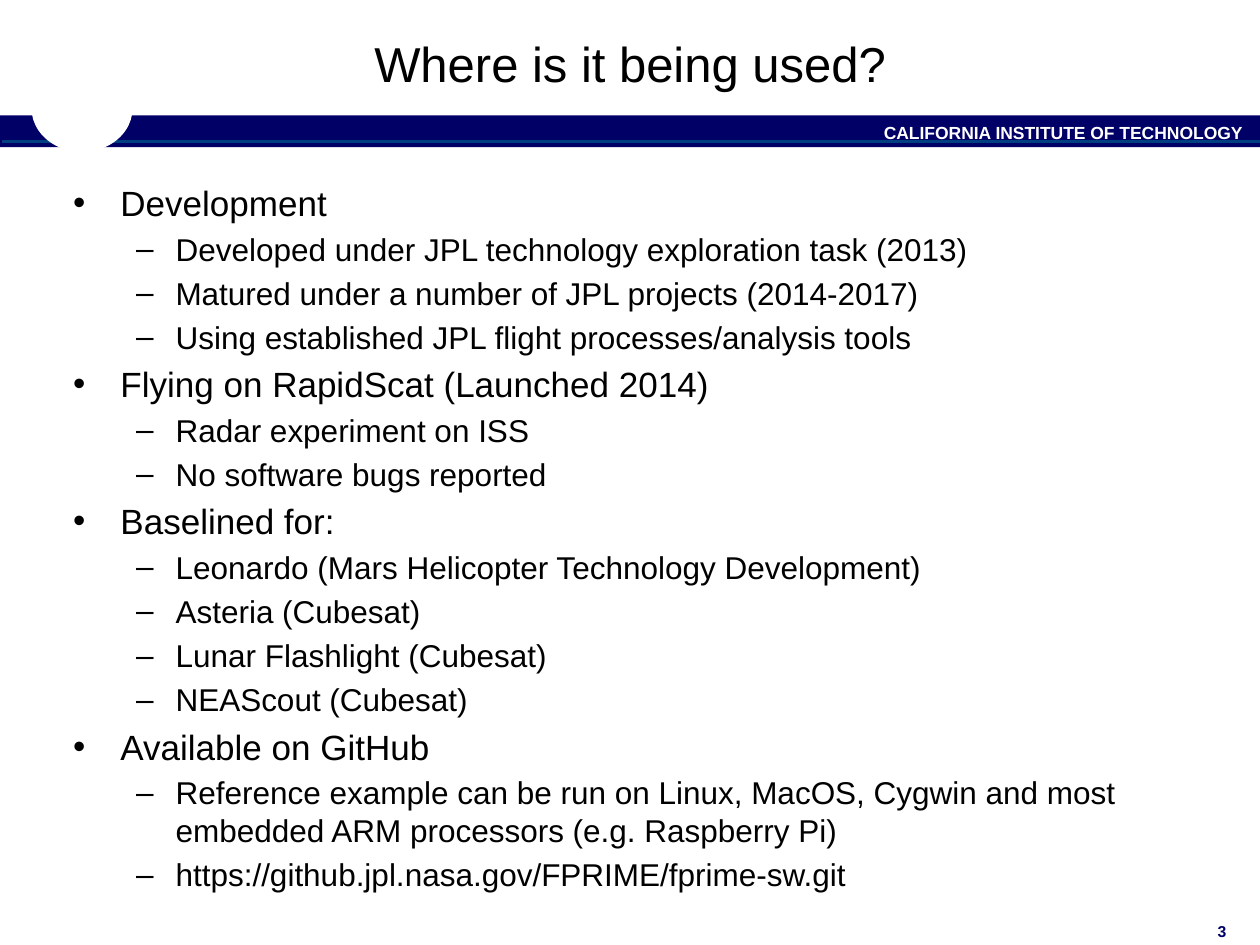
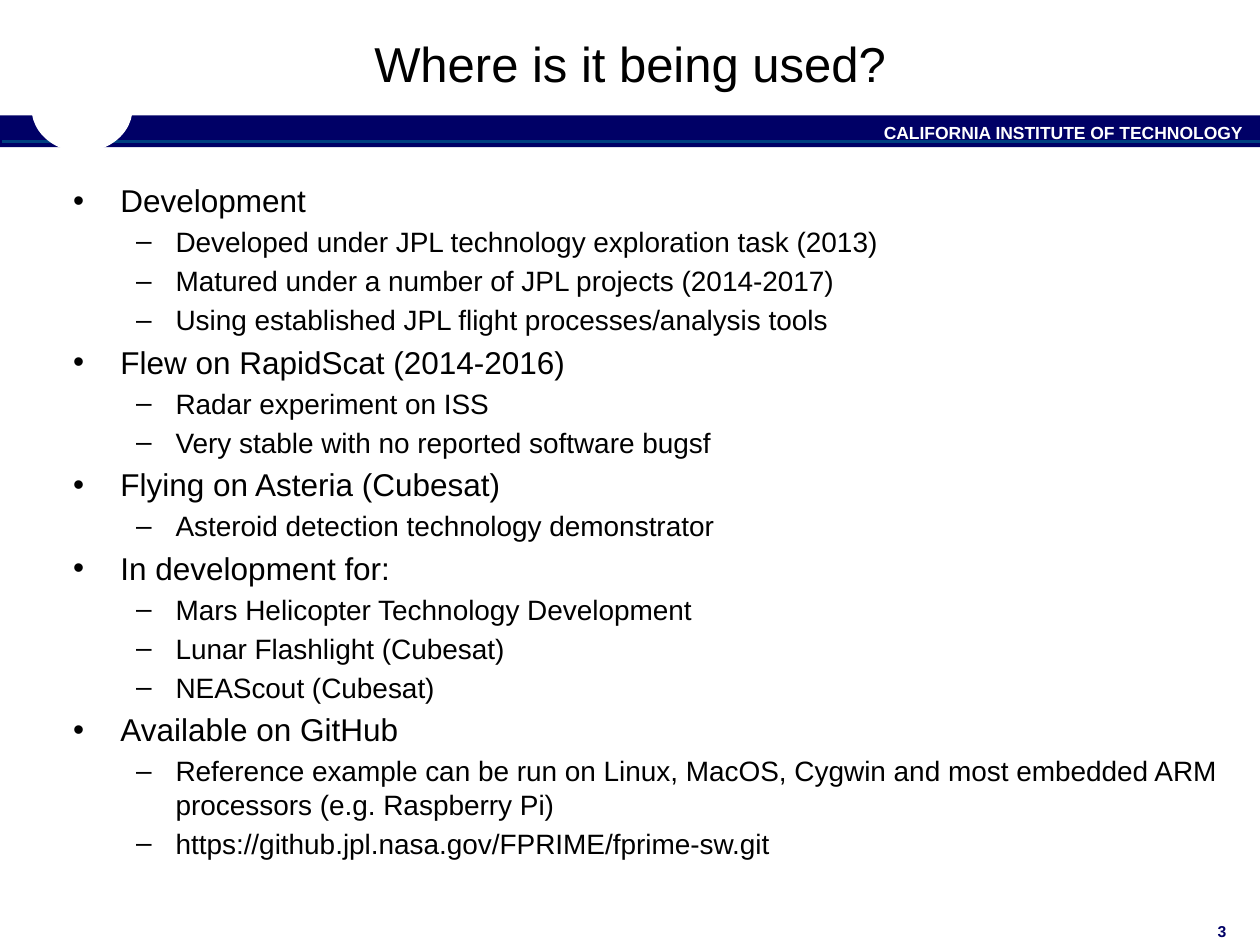
Before and after one commit to nasa/fprime, a slide deck: slide 3 of docs/Architecture/FPrimeArchitectureShort.pptx. Drawn at 1260x945 pixels with LibreOffice and Linux fonts; fonts in the diff are those of the drawing; background and template pictures are left out. Boxes give left, top, right and bottom in pixels: in the first picture for what was removed or moved away, otherwise in the second. Text is boxed around its words. In the diff, an @@ line names an element or a change of style, - is before the commit and + after.

Commit message:
Updated with current flight information

```diff
--- a/docs/Architecture/FPrimeArchitectureShort.pptx
+++ b/docs/Architecture/FPrimeArchitectureShort.pptx
@@ text at (120,189,1216,859): size 20 to 18 pt in "Development", "Available on GitHub"; size 18 to 16 pt in "Developed under JPL technology exploration task (2013)", "Matured under a number of JPL projects ...", "Using established JPL flight processes/analysis tools", "Radar experiment on ISS" and 4 more places @@
@@ text at (120,351,565,380): text changed; size 20 to 18 pt @@
-• Flying on RapidScat (Launched 2014)
+• Flew on RapidScat (2014-2016)
@@ text at (120,432,713,625): text changed; size 18 to 16 pt @@
-  – No software bugs reported
-• Baselined for:
-  – Leonardo (Mars Helicopter Technology Development)
-  – Asteria (Cubesat)
+  – Very stable with no reported software bugsf
+• Flying on Asteria (Cubesat)
+  – Asteroid detection technology demonstrator
+• In development for:
+  – Mars Helicopter Technology Development
```
Also in this commit, not shown: 7 other slides changed, 1 other file.
